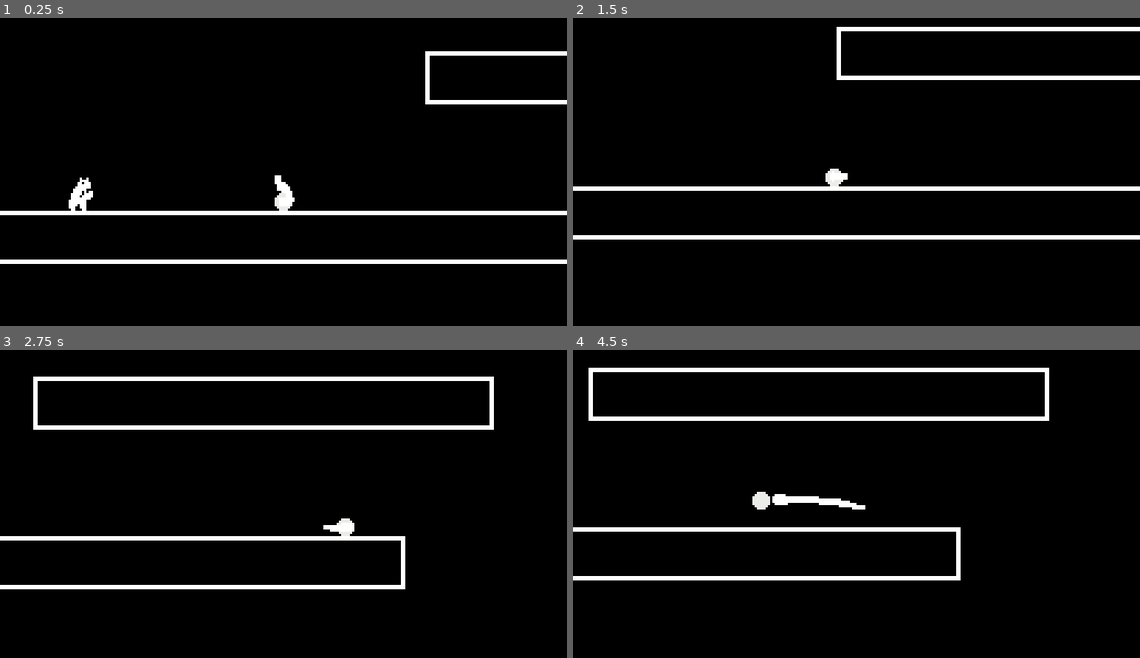
Above: before the commit, frames 1-4 (two rows, left to right).
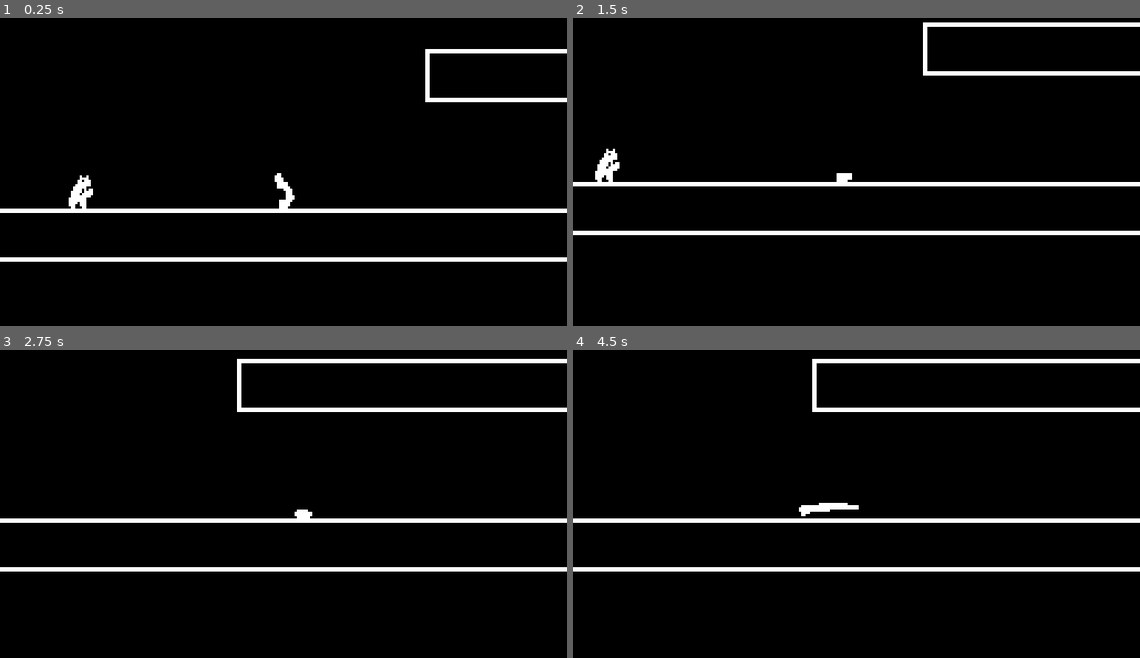
Above: after the commit, the same moments.

Repository: AWildman128/gameoff
Game: Godot game, scene res://Worlds/test_world.tscn
Two runs of this game, one before a commit and one after it. Both use one fixed random seed, a clock stepped at 60 frames per second and the inputs below.
Inputs (mouse positions are in pixels of both pictures, inside the frame that each line leads up to):
- Up to frame 1 (0.25 s): no input
- Up to frame 2 (1.5 s): tap Enter (ui_accept) at 0.5, 0.77 s; move the mouse to (981, 162) at 0.52 s; hold Right (ui_right) 0.53-1.25 s; click (981, 162) at 0.6 s; drag from (743, 193) to (828, 242) at 1.27 s
- Up to frame 3 (2.75 s): move the mouse to (340, 439) at 2.02 s; hold Right (ui_right) from 2.03 s (still down); click (340, 439) at 2.1 s
- Up to frame 4 (4.5 s): release Right (ui_right) at 2.75 s; drag from (828, 574) to (686, 460) at 2.77 s; move the mouse to (1026, 556) at 3.52 s; hold Left (ui_left) 3.53-4.25 s; click (1026, 556) at 3.6 s; tap Enter (ui_accept) at 3.77 s; drag from (686, 460) to (771, 430) at 4.27 s

The runs differ from the first frame. In frame 1, 3.7% of the frame differs, in the area x 0-100%, y 10-80%; in frame 2, 9.0%; in frame 3, 9.5%; in frame 4, 9.8%, in the area x 0-100%, y 2-75%.

Commit message:
fix merge

Diff:
--- a/Enemies/MeleeBear.tscn
+++ b/Enemies/MeleeBear.tscn
@@ -32,6 +32,9 @@
 "values": [1, 2, 3, 4, 5, 1]
 }
 
+[sub_resource type="Animation" id="Animation_1gy2v"]
+resource_name = "Grabbed"
+
 [sub_resource type="Animation" id="Animation_ahwut"]
 length = 0.001
 tracks/0/type = "value"
@@ -46,9 +49,6 @@
 "update": 1,
 "values": [0]
 }
-
-[sub_resource type="Animation" id="Animation_1gy2v"]
-resource_name = "Grabbed"
 
 [sub_resource type="AnimationLibrary" id="AnimationLibrary_60oot"]
 _data = {
@@ -68,14 +68,14 @@
 [node name="Head" type="Node2D" parent="Sprite2D"]
 position = Vector2(1, -4)
 
-[node name="Area2D" type="Area2D" parent="Sprite2D/Head" node_paths=PackedStringArray("health_component", "animation_player")]
+[node name="HurtboxComponent" type="Area2D" parent="Sprite2D/Head" node_paths=PackedStringArray("health_component", "animation_player")]
 collision_layer = 4
 collision_mask = 2
 script = ExtResource("2_7i27a")
 health_component = NodePath("../../../HealthComponent")
 animation_player = NodePath("../../../AnimationPlayer")
 
-[node name="CollisionShape2D" type="CollisionShape2D" parent="Sprite2D/Head/Area2D"]
+[node name="CollisionShape2D" type="CollisionShape2D" parent="Sprite2D/Head/HurtboxComponent"]
 shape = SubResource("CircleShape2D_5t02u")
 
 [node name="CollisionShape2D" type="CollisionShape2D" parent="."]
@@ -106,7 +106,7 @@
 
 [node name="GrabbedChecker" type="Node" parent="StateMachine/EnemyMelee" node_paths=PackedStringArray("area")]
 script = ExtResource("5_ki1i5")
-area = NodePath("../../../Sprite2D/Head/Area2D")
+area = NodePath("../../../Sprite2D/Head/HurtboxComponent")
 
 [node name="GrabbedState" type="Node" parent="StateMachine" node_paths=PackedStringArray("entity", "sprite", "animation_player")]
 script = ExtResource("5_1rpbw")
--- a/Player/Player.tscn
+++ b/Player/Player.tscn
@@ -15,11 +15,13 @@
 point_count = 4
 
 [sub_resource type="CircleShape2D" id="CircleShape2D_cp7ph"]
-radius = 4.12311
+radius = 2.0
 
 [node name="Snake" type="CharacterBody2D"]
+collision_layer = 2
 
 [node name="Sprite2D" type="Sprite2D" parent="."]
+visible = false
 texture = ExtResource("1_vu111")
 
 [node name="SnakeComponent" type="Node" parent="." node_paths=PackedStringArray("player")]
@@ -32,13 +34,21 @@
 curve = SubResource("Curve_l460v")
 magnitude = 10.0
 
-[node name="SnakeJumpComponent" type="Node" parent="." node_paths=PackedStringArray("player")]
+[node name="SnakeJumpComponent" type="Node" parent="." node_paths=PackedStringArray("player", "area")]
 script = ExtResource("3_dylfg")
 player = NodePath("..")
-strength = 7.0
+area = NodePath("../Area2D")
+strength = 4.5
 
 [node name="CollisionShape2D" type="CollisionShape2D" parent="."]
 shape = SubResource("CircleShape2D_cp7ph")
 
 [node name="Camera2D" type="Camera2D" parent="."]
 position_smoothing_enabled = true
+
+[node name="Area2D" type="Area2D" parent="."]
+collision_layer = 2
+collision_mask = 4
+
+[node name="CollisionShape2D2" type="CollisionShape2D" parent="Area2D"]
+shape = SubResource("CircleShape2D_cp7ph")
